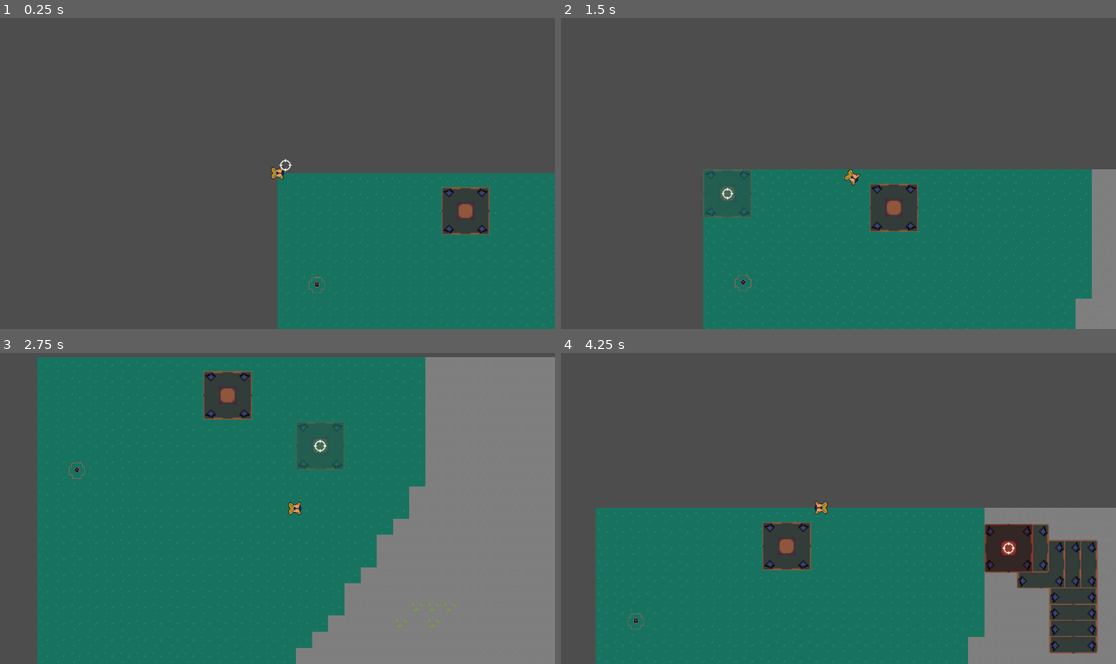
Above: before the commit, frames 1-4 (two rows, left to right).
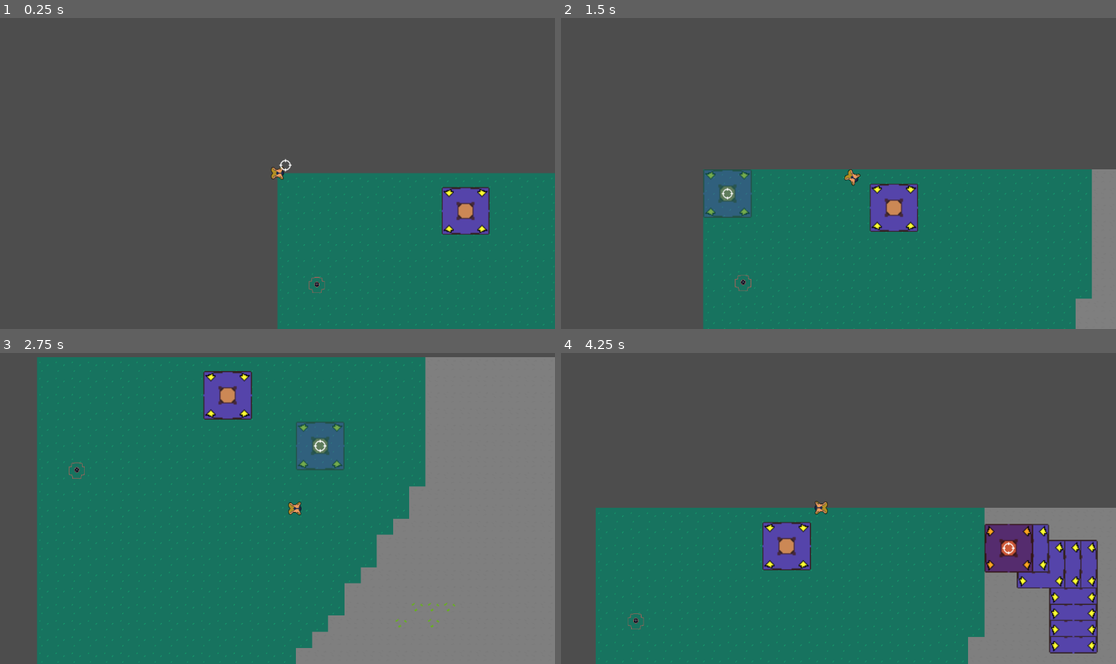
Above: after the commit, the same moments.

Repository: christianfelipesf/Factolyth
Game: Godot game, scene res://scenes/mundo.tscn
The game is run twice, just before and just after one commit, with the same random seed, the same clock (stepped at 60 frames per second) and the same inputs.
Inputs (mouse positions are in pixels of both pictures, inside the frame that each line leads up to):
- Up to frame 1 (0.25 s): no input
- Up to frame 2 (1.5 s): move the mouse to (960, 157) at 0.52 s; press the mouse at (960, 157) at 0.53 s; hold Right (ui_right) 0.53-1.28 s; move the mouse to (727, 189) at 1.27 s; release the mouse at (727, 189) at 1.28 s; hold Down (ui_down) from 1.28 s (still down); tap E (interact) at 1.35 s
- Up to frame 3 (2.75 s): move the mouse to (333, 440) at 2.02 s; release Down (ui_down) at 2.03 s; hold Right (ui_right) from 2.03 s (still down); hold Right mouse button (remover_objeto) from 2.03 s (still down)
- Up to frame 4 (4.25 s): move the mouse to (810, 570) at 2.77 s; release Right (ui_right) at 2.78 s; release Right mouse button (remover_objeto) at 2.78 s; hold Up (ui_up) 2.78-3.53 s; tap R (rotacionar_objeto) at 2.85 s; click (810, 570) at 2.92 s; move the mouse to (1005, 555) at 3.52 s; press the mouse at (1005, 555) at 3.53 s; hold Left (ui_left) from 3.53 s (still down)

The runs differ from the first frame. In frame 1, 1.3% of the frame differs, in the area x 79-89%, y 54-70%; in frame 2, 2.4%; in frame 3, 2.4%; in frame 4, 6.6%, in the area x 36-97%, y 54-97%.

Commit message:
SPLASH
SPLASH

Diff:
--- a/project.godot
+++ b/project.godot
@@ -13,6 +13,8 @@
 config/name="Factolyth"
 run/main_scene="uid://ipe32kmj2hky"
 config/features=PackedStringArray("4.6", "GL Compatibility")
+boot_splash/bg_color=Color(0.7919991, 0.79199916, 0.7919991, 1)
+boot_splash/image="uid://bmdbdhjmemmo7"
 config/icon="res://icon.svg"
 config/main_scene="res://scenes/main.tscn"
 
Binary file added: images/SPLASH.png
Not shown, added: images/SPLASH.png.import
Binary file changed: images/nucleo.png
